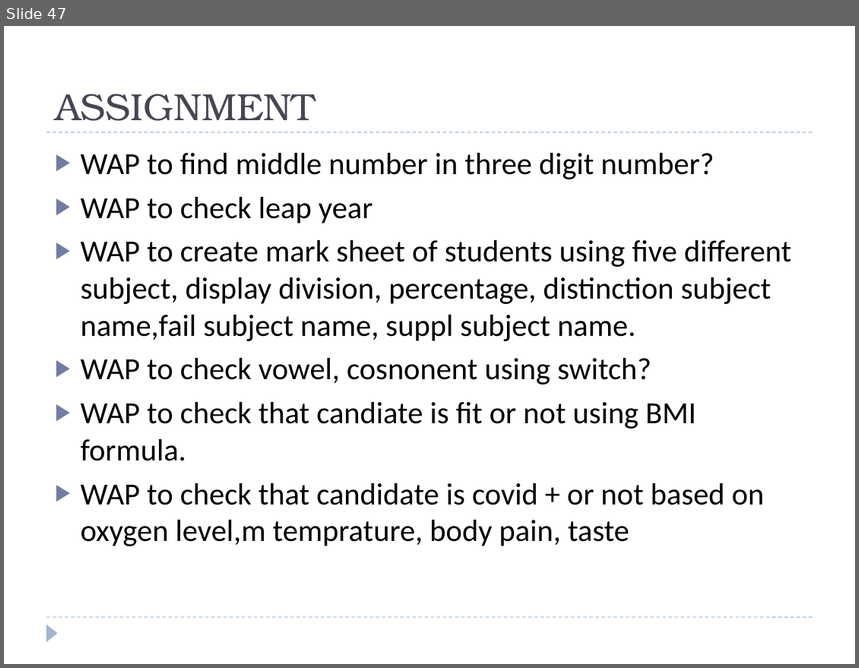
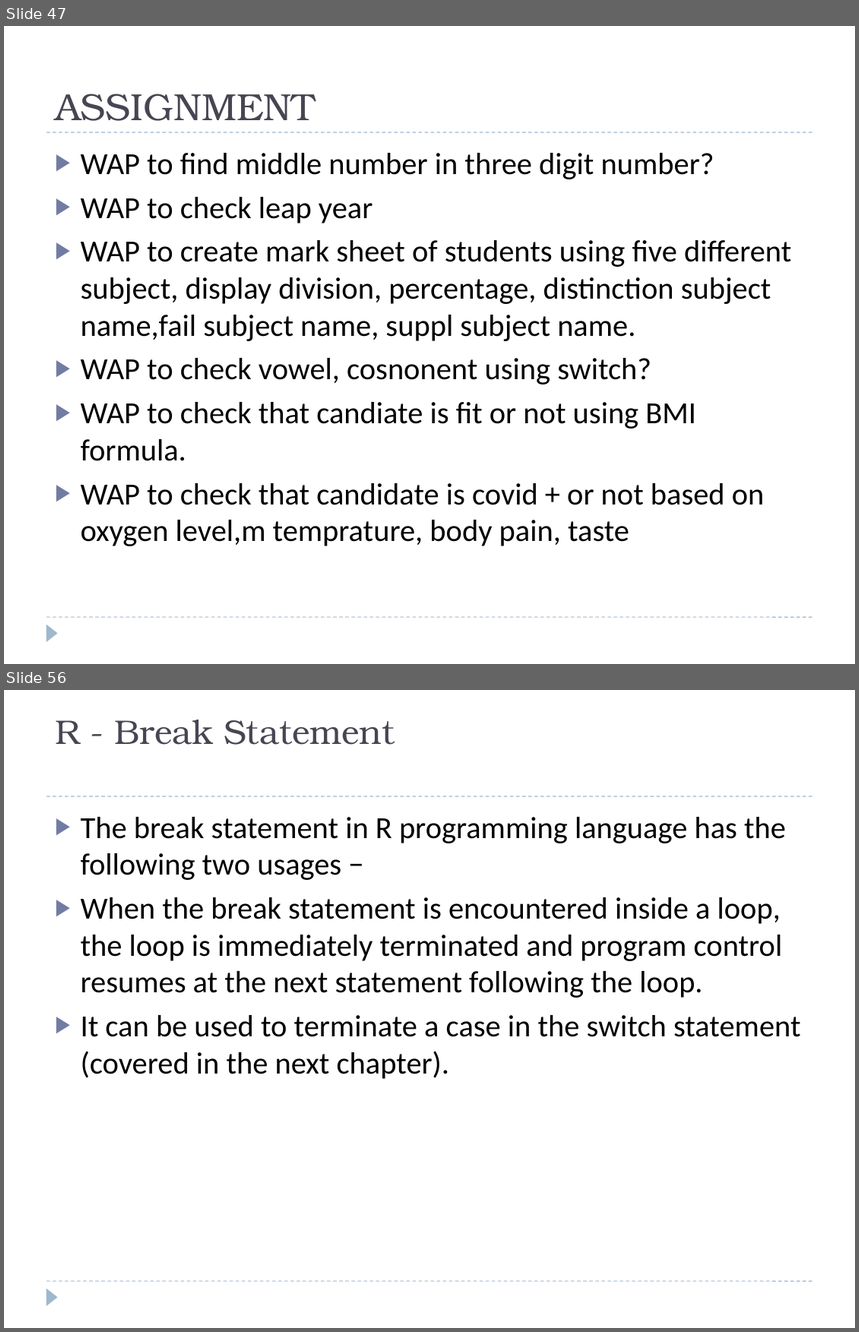
Before and after one commit to shivaconceptsolution/R, a slide deck: R Introduction.pptx. Shown one above the other, each under a label of ours: slide 47 before the commit, slides 47 and 56 after it; the slides between them are not shown. The pictures are 859x668 and 859x1332 pixels, drawn with LibreOffice and Linux fonts; fonts in the diff are those of the drawing. Boxes give left, top, right and bottom in pixels: in the first picture for what was removed or moved away, otherwise in the second. Text is boxed around its words. In the diff, an @@ line names an element or a change of style, - is before the commit and + after.

```diff
--- a/R Introduction.pptx
+++ b/R Introduction.pptx
@@ slide 56 added at (4,690,855,1328), background #FFFFFF; not listed: 3 template elements that a slide beside it also shows @@
@@ title added at (55,720,395,745), 28.8 pt, text #464653 @@
+R - Break Statement
@@ text added at (81,817,801,1079), 26 pt, text #000000 @@
+▶ The break statement in R programming language has the following two usages −
+▶ When the break statement is encountered inside a loop, the loop is immediately terminated and program control resumes at the next statement following the loop.
+▶ It can be used to terminate a case in the switch statement (covered in the next chapter).
```
Also in this commit, not shown: 11 other slides added.
